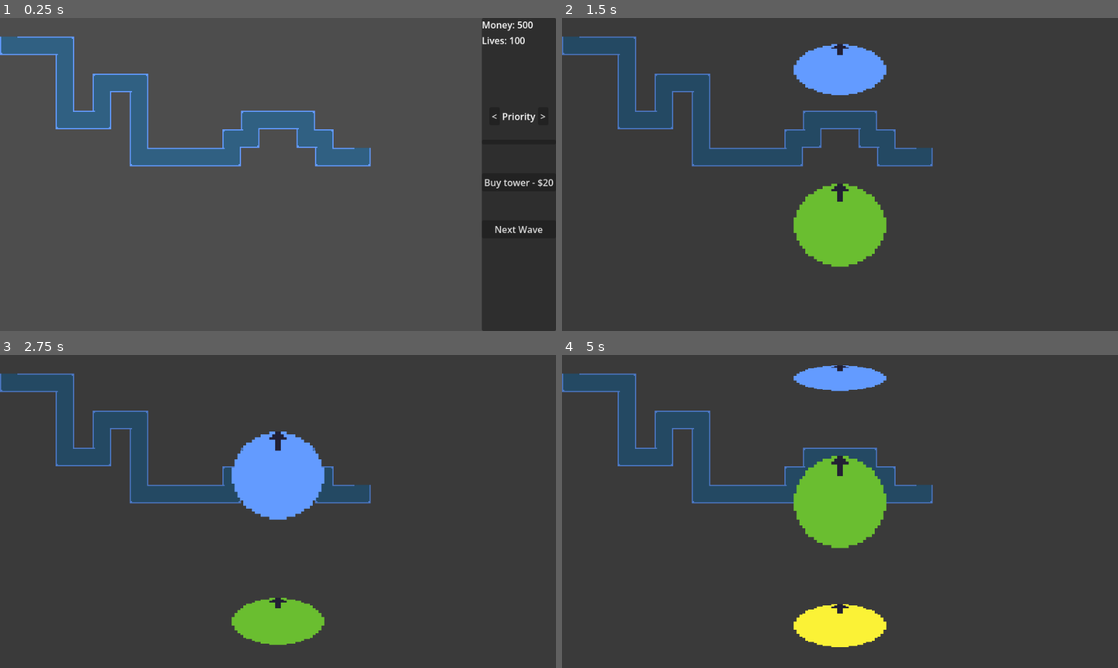
Above: before the commit, frames 1-4 (two rows, left to right).
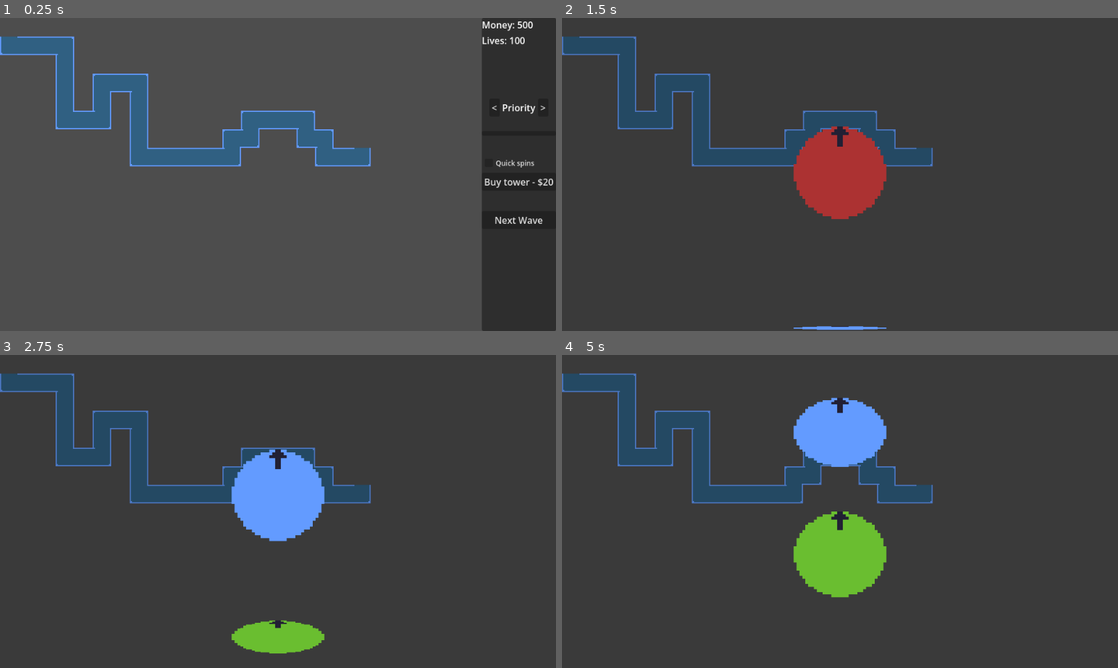
Above: after the commit, the same moments.

Repository: justindeogrades/casinotd
Game: Godot game, scene res://main.tscn
Two runs of this game, one before a commit and one after it. Both use one fixed random seed, a clock stepped at 60 frames per second and the inputs below.
Inputs (mouse positions are in pixels of both pictures, inside the frame that each line leads up to):
- Up to frame 1 (0.25 s): no input
- Up to frame 2 (1.5 s): click "Buy tower - $20" at 0.5 s; move the mouse to (962, 158) at 1.27 s; click (962, 158) at 1.35 s
- Up to frame 3 (2.75 s): move the mouse to (166, 527) at 2.02 s; click (166, 527) at 2.1 s
- Up to frame 4 (5 s): move the mouse to (895, 442) at 2.77 s; click (895, 442) at 2.85 s; move the mouse to (812, 574) at 3.52 s; click (812, 574) at 3.6 s; move the mouse to (1006, 558) at 4.27 s; click (1006, 558) at 4.35 s

The runs differ from the first frame. In frame 1, 0.6% of the frame differs, in the area x 87-100%, y 27-69%; in frame 2, 8.5%; in frame 3, 3.9%; in frame 4, 11%, in the area x 41-59%, y 3-94%.

Commit message:
added the option to enable quicker slot machine animation

Diff:
--- a/gui_manager.gd
+++ b/gui_manager.gd
@@ -8,12 +8,16 @@
 var player : Node
 var slot_machine : Node
 
+var quick_spins_enabled : bool = false
+
 signal tower_selected(tower : Tower)
 signal next_wave_pressed
 
 func _ready() -> void:
 	player = get_parent()
 
+	side_panel.quick_spins_box.pressed.connect(_on_quick_spins_box_pressed.bind(side_panel.quick_spins_box))
+	#side_panel.quick_spins_box.button_up.connect(_on_quick_spins_box_up)
 	side_panel.buy_button.pressed.connect(_on_buy_button_pressed)
 	side_panel.tower_data_container.upgrade_tower.connect(_on_upgrade_button_pressed)
 	side_panel.next_wave_button.pressed.connect(_on_next_wave_button_pressed)
@@ -41,7 +45,18 @@
 
 	slot_machine = slot_machine_preload.instantiate()
 	slot_machine.tower_selected.connect(_on_slot_machine_tower_selected)
+	slot_machine.init(quick_spins_enabled)
 	add_child(slot_machine)
+
+#func _on_quick_spins_box_down() -> void:
+	#quick_spins_enabled = true
+	#print_debug(quick_spins_enabled)
+#func _on_quick_spins_box_up() -> void:
+	#quick_spins_enabled = false
+	#print_debug(quick_spins_enabled)
+func _on_quick_spins_box_pressed(box : CheckBox) -> void:
+	quick_spins_enabled = box.button_pressed
+	print_debug(quick_spins_enabled)
 
 func _on_buy_button_pressed() -> void:
 	if player.spend_money(player.tower_cost):
--- a/side_panel.gd
+++ b/side_panel.gd
@@ -3,6 +3,7 @@
 @export var money_label : Label
 @export var lives_label : Label
 @export var tower_data_container : VBoxContainer
+@export var quick_spins_box : CheckBox
 @export var buy_button : Button
 @export var next_wave_button : Button
 
--- a/side_panel.tscn
+++ b/side_panel.tscn
@@ -3,7 +3,7 @@
 [ext_resource type="PackedScene" uid="uid://ccdrtrhyrswhl" path="res://tower_data_container.tscn" id="1_3e5kq"]
 [ext_resource type="Script" uid="uid://b5i7806biqy3k" path="res://side_panel.gd" id="1_4mnfi"]
 
-[node name="SidePanel" type="PanelContainer" unique_id=841411776 node_paths=PackedStringArray("money_label", "lives_label", "tower_data_container", "buy_button", "next_wave_button")]
+[node name="SidePanel" type="PanelContainer" unique_id=841411776 node_paths=PackedStringArray("money_label", "lives_label", "tower_data_container", "quick_spins_box", "buy_button", "next_wave_button")]
 anchors_preset = 11
 anchor_left = 1.0
 anchor_right = 1.0
@@ -15,12 +15,13 @@
 money_label = NodePath("VBoxContainer/VBoxContainer/MoneyLabel")
 lives_label = NodePath("VBoxContainer/VBoxContainer/LivesLabel")
 tower_data_container = NodePath("VBoxContainer/TowerDataPanel")
-buy_button = NodePath("VBoxContainer/BuyButton")
+quick_spins_box = NodePath("VBoxContainer/VBoxContainer2/QuickSpins")
+buy_button = NodePath("VBoxContainer/VBoxContainer2/BuyButton")
 next_wave_button = NodePath("VBoxContainer/NextWaveButton")
 
 [node name="VBoxContainer" type="VBoxContainer" parent="." unique_id=1023522280]
 layout_mode = 2
-theme_override_constants/separation = 50
+theme_override_constants/separation = 35
 
 [node name="VBoxContainer" type="VBoxContainer" parent="VBoxContainer" unique_id=1760351751]
 layout_mode = 2
@@ -36,7 +37,15 @@
 [node name="TowerDataPanel" parent="VBoxContainer" unique_id=1955728977 instance=ExtResource("1_3e5kq")]
 layout_mode = 2
 
-[node name="BuyButton" type="Button" parent="VBoxContainer" unique_id=678389016]
+[node name="VBoxContainer2" type="VBoxContainer" parent="VBoxContainer" unique_id=725296658]
+layout_mode = 2
+
+[node name="QuickSpins" type="CheckBox" parent="VBoxContainer/VBoxContainer2" unique_id=764066361]
+layout_mode = 2
+theme_override_font_sizes/font_size = 12
+text = "Quick spins"
+
+[node name="BuyButton" type="Button" parent="VBoxContainer/VBoxContainer2" unique_id=678389016]
 layout_mode = 2
 text = "Buy tower"
 
@@ -44,4 +53,4 @@
 layout_mode = 2
 text = "Next Wave"
 
-[connection signal="pressed" from="VBoxContainer/BuyButton" to="." method="_on_buy_button_pressed"]
+[connection signal="pressed" from="VBoxContainer/VBoxContainer2/BuyButton" to="." method="_on_buy_button_pressed"]
--- a/slot_machine.gd
+++ b/slot_machine.gd
@@ -16,6 +16,8 @@
 var speed : float
 var spin_time : float
 
+var quick_spins_time_mult : float = 0.25
+
 var frames_since_start : float = 0
 var next_rarity : int = 0
 
@@ -24,9 +26,22 @@
 
 signal tower_selected(tower : Tower)
 
-func _ready() -> void:
+#func _ready() -> void:
+	#speed = randomize_speed(base_speed, speed_randomness_range)
+	#spin_time = randomize_time(base_spin_time, spin_time_randomness_range)
+	#create_symbol()
+
+func init(quick_spins : bool) -> void:
 	speed = randomize_speed(base_speed, speed_randomness_range)
+	if quick_spins:
+		speed *= 1 / quick_spins_time_mult
 	spin_time = randomize_time(base_spin_time, spin_time_randomness_range)
+	if quick_spins:
+		spin_time *= quick_spins_time_mult
+
+	print_debug("final speed: " + str(speed))
+	print_debug("final spin time: " + str(spin_time))
+
 	create_symbol()
 
 
@@ -44,8 +59,6 @@
 
 	if x >= 1:
 		tower_selected.emit(selected_symbol.get_tower())
-
-	print_debug(selected_symbol)
 
 #Is it necessary to have two of the exact same function?
 func randomize_speed(base : float, range : float) -> float:
--- a/slot_machine.tscn
+++ b/slot_machine.tscn
@@ -13,7 +13,7 @@
 [node name="SlotMachine" type="Node" unique_id=885076926]
 process_mode = 3
 script = ExtResource("1_agdmm")
-base_speed = 5.0
+base_speed = 6.0
 base_spin_time = 8.0
 speed_randomness_range = 1.0
 spin_time_randomness_range = 0.5
